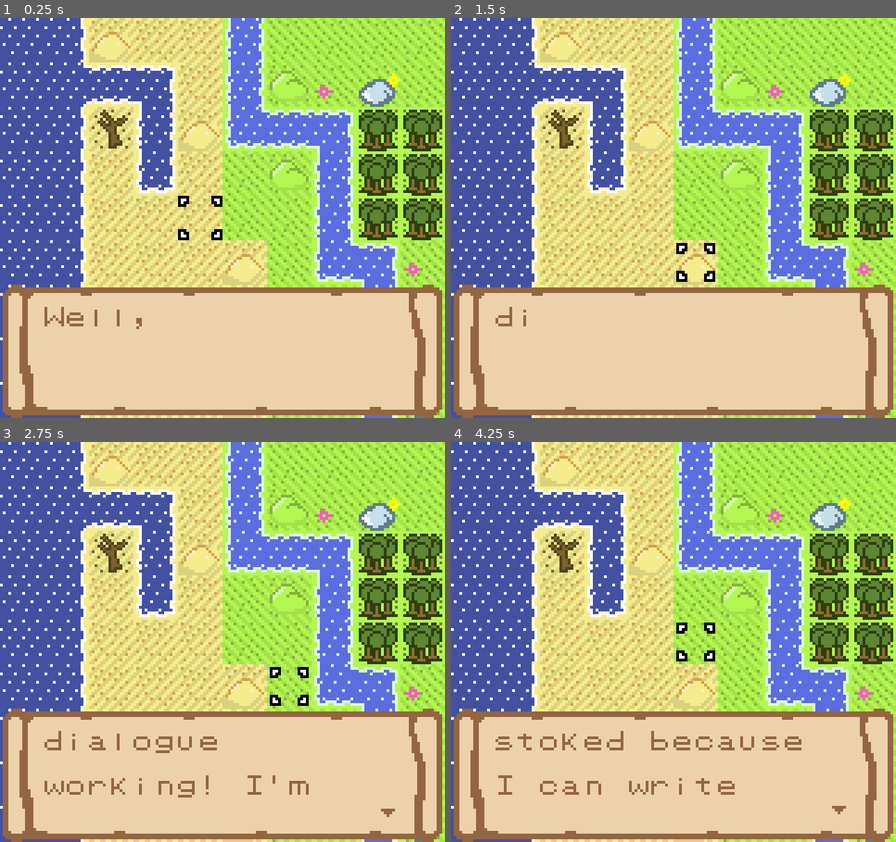
Above: before the commit, frames 1-4 (two rows, left to right).
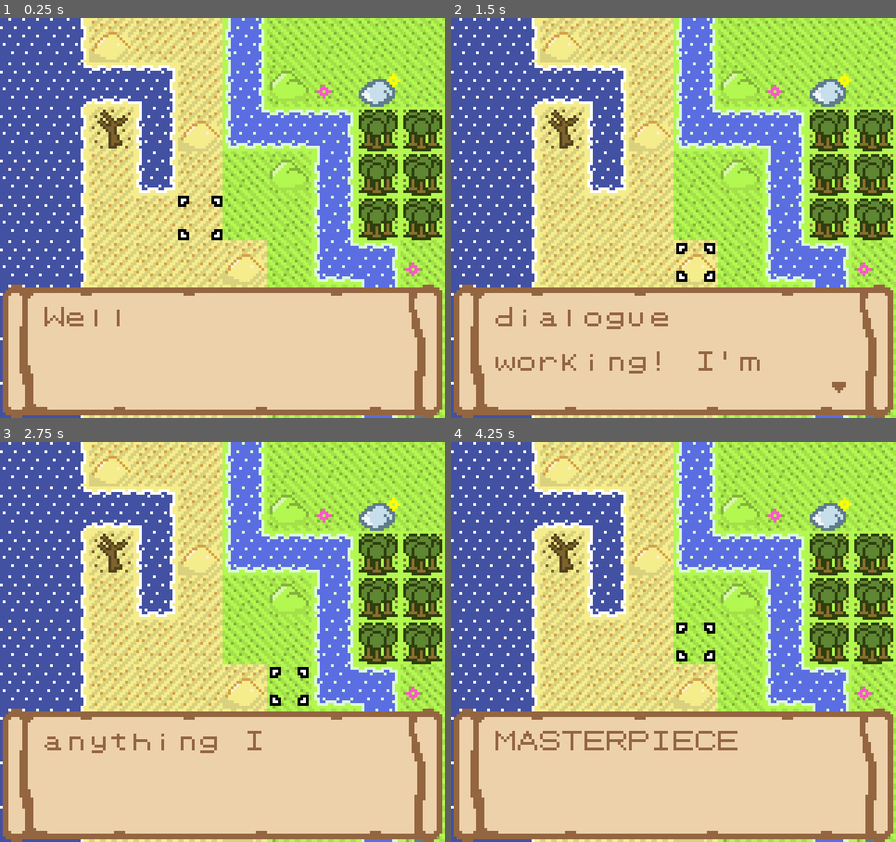
Above: after the commit, the same moments.

Repository: SummonerL/GuildBuilders
Game: Godot game, scene res://Scenes/Overworld/Overworld_Scene.tscn
The game is run twice, just before and just after one commit, with the same random seed, the same clock (stepped at 60 frames per second) and the same inputs.
Inputs:
- Up to frame 1 (0.25 s): no input
- Up to frame 2 (1.5 s): tap Enter (ui_accept) at 0.5, 1.35 s; hold Right (ui_right) 0.53-1.28 s; hold Enter (ui_accept) 0.53-1.28 s; hold Down (ui_down) from 1.28 s (still down)
- Up to frame 3 (2.75 s): tap Enter (ui_accept) at 1.52, 1.82 s; release Down (ui_down) at 2.03 s; hold Right (ui_right) from 2.03 s (still down); hold Enter (ui_accept) from 2.03 s (still down)
- Up to frame 4 (4.25 s): release Right (ui_right) at 2.78 s; release Enter (ui_accept) at 2.78 s; hold Up (ui_up) 2.78-3.53 s; tap Enter (ui_accept) at 2.85, 3.02, 3.32 s; hold Left (ui_left) from 3.53 s (still down); hold Enter (ui_accept) from 3.53 s (still down)

The runs differ from the first frame. In frame 1, less than 0.1% of the frame differs, in the area x 30-32%, y 75-78%; in frame 2, 1.0%; in frame 3, 1.3%; in frame 4, 1.8%, in the area x 10-89%, y 72-94%.

Commit message:
enhanced dialogue system

Diff:
--- a/Entities/HUD/Dialogue.gd
+++ b/Entities/HUD/Dialogue.gd
@@ -44,6 +44,9 @@
 func stopTimer(timer):
 	timer.stop()
 	remove_child(timer)
+
+func timeoutTimer(timer):
+	timer.start(.0001)
 
 func clearText():
 	letters_symbols.clearText()
@@ -115,6 +118,14 @@
 				clearText()
 				dialogueState = STATES.TYPING
 				writeText(dialogueBuffer.join(" "))
+			STATES.TYPING: # fast print!
+				for node in letters_symbols.get_children():
+					if node is Timer:
+						letters_symbols.timeoutTimer(node)
+				for node in self.get_children():
+					if node is Timer:
+						timeoutTimer(node)
+
 
 # Called when the node enters the scene tree for the first time.
 func _ready():
--- a/Entities/HUD/Letters_Symbols/Letters_Symbols.gd
+++ b/Entities/HUD/Letters_Symbols/Letters_Symbols.gd
@@ -1,6 +1,6 @@
 extends CanvasLayer
 
-const MESSAGE_SPEED = .05
+const MESSAGE_SPEED = .06
 const SCREEN_HEIGHT = 144
 const SCREEN_WIDTH = 160
 const TILE_HEIGHT = 16
@@ -20,6 +20,10 @@
 func stopTimer(timer):
 	timer.stop()
 	remove_child(timer)
+
+func timeoutTimer(timer): # trigger the timeout early
+	timer.start(.0001)
+
 
 func setTextCell(letterSymbol, pos, timer):
 	tileMap.set_cellv(pos, tileSet.find_tile_by_name("LS_Code_" + String(letterSymbol.ord_at(0))))
Binary file changed: Sprites/hud/hud_symbol_down1.ase
Binary file changed: Sprites/hud/hud_symbol_down1.aseprite
Binary file changed: Sprites/hud/hud_symbol_down1.png
Binary file changed: Sprites/hud/hud_symbol_down2.ase
Binary file changed: Sprites/hud/hud_symbol_down2.aseprite
Binary file changed: Sprites/hud/hud_symbol_down2.png
Binary file changed: Sprites/hud/hud_symbol_left.ase
Binary file changed: Sprites/hud/hud_symbol_left.aseprite
Binary file changed: Sprites/hud/hud_symbol_left.png
Binary file changed: Sprites/hud/hud_symbol_right.ase
Binary file changed: Sprites/hud/hud_symbol_right.aseprite
Binary file changed: Sprites/hud/hud_symbol_right.png
(and 9 more such lines)
